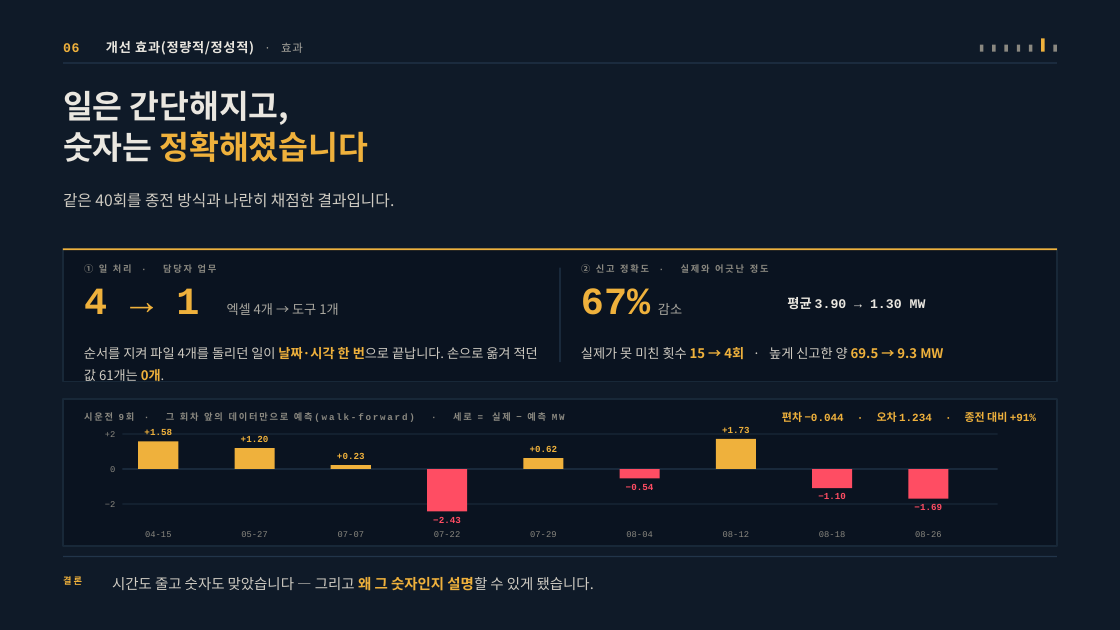
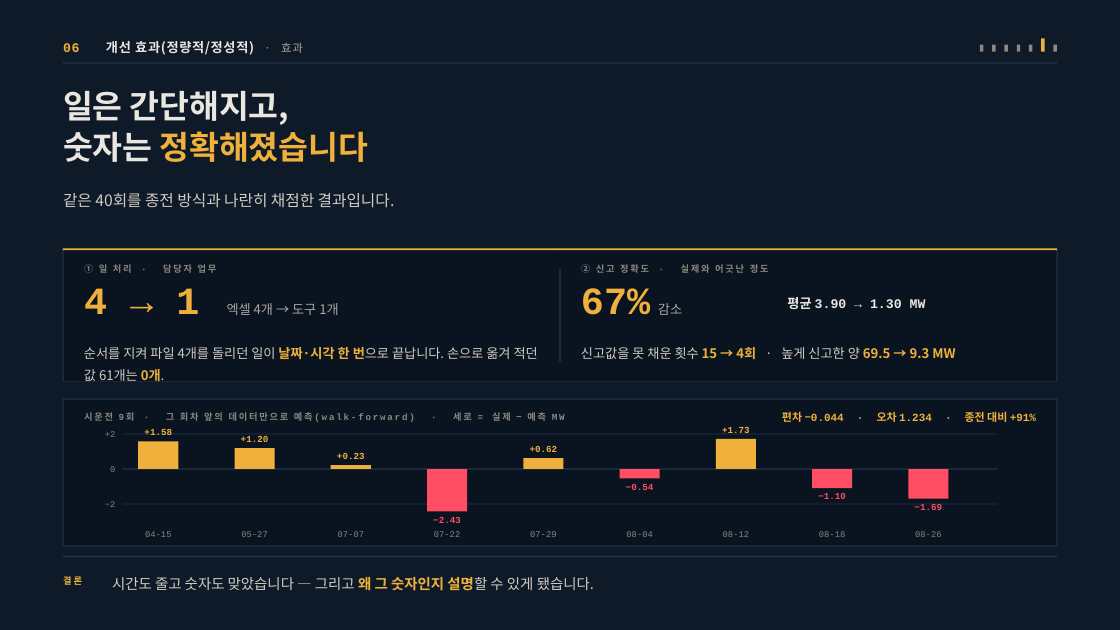
Before and after one commit to jooh-ai/Narae-AI, a slide deck: slide 11 of docs/ppt/위례_공급가능용량_최종발표_v2.pptx. Drawn at 1120x630 pixels with LibreOffice and Linux fonts; fonts in the diff are those of the drawing. Boxes give left, top, right and bottom in pixels: in the first picture for what was removed or moved away, otherwise in the second. Text is boxed around its words. In the diff, an @@ line names an element or a change of style, - is before the commit and + after.

```diff
--- a/docs/ppt/위례_공급가능용량_최종발표_v2.pptx
+++ b/docs/ppt/위례_공급가능용량_최종발표_v2.pptx
@@ text at (581, 347, 955, 359): text changed @@
-실제가 못 미친 횟수 15 → 4회 · 높게 신고한 양 69.5 → 9.3 MW
+신고값을 못 채운 횟수 15 → 4회 · 높게 신고한 양 69.5 → 9.3 MW
```
Also in this commit, not shown: 7 other slides changed, 16 other files.
